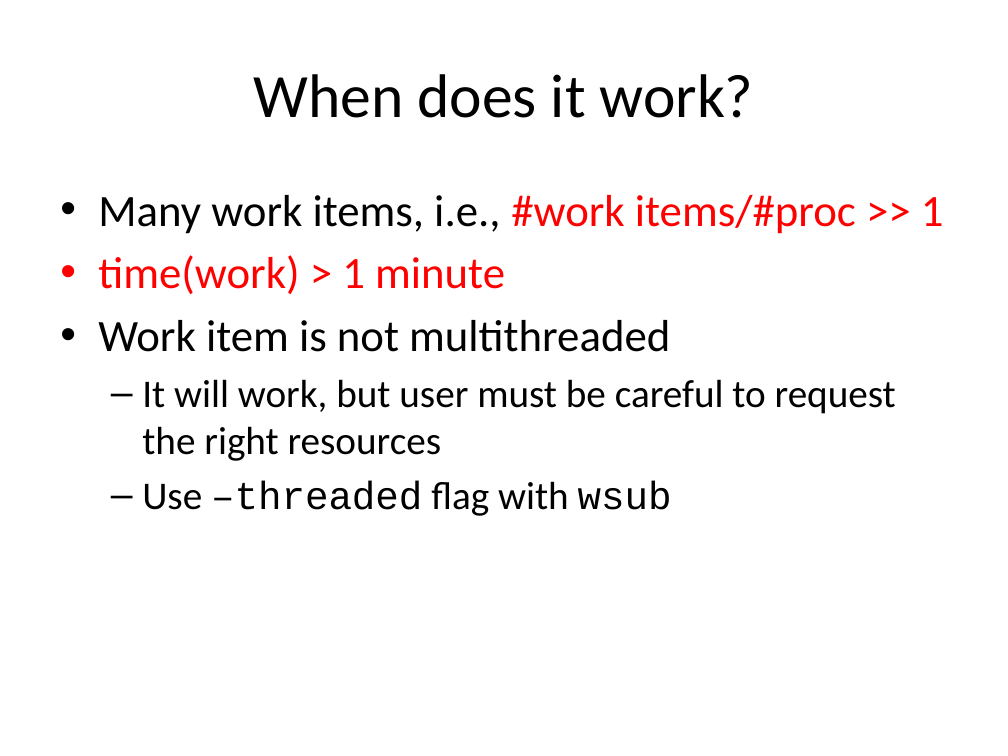
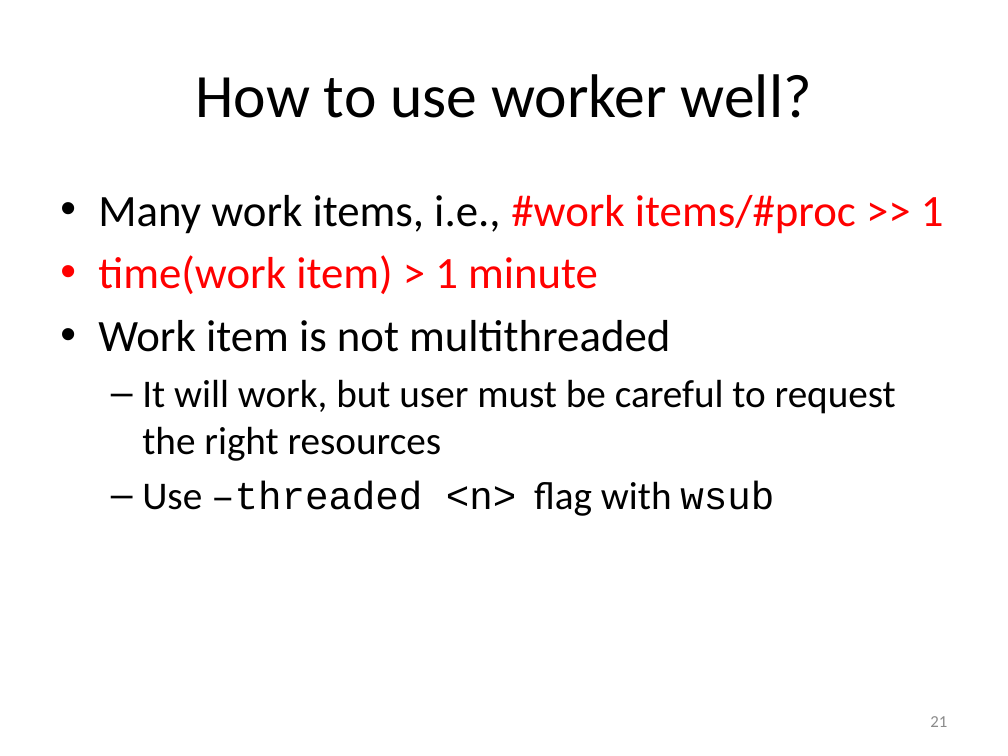
Before and after one commit to gjbex/worker, a slide deck: slide 21 of doc/worker.pptx (slide 28 before the commit). Drawn at 1008x756 pixels with LibreOffice and Linux fonts; fonts in the diff are those of the drawing. Boxes give left, top, right and bottom in pixels: in the first picture for what was removed or moved away, otherwise in the second. Text is boxed around its words. In the diff, an @@ line names an element or a change of style, - is before the commit and + after.

```diff
--- a/doc/worker.pptx
+++ b/doc/worker.pptx
@@ title at [195,74,812,118]: text changed @@
-When does it work?
+How to use worker well?
@@ text at [98,255,598,294]: text changed @@
-• time(work) > 1 minute
+• time(work item) > 1 minute
@@ text at [142,481,774,516]: text changed @@
-  – Use –threaded flag with wsub
+  – Use –threaded <n> flag with wsub
@@ page number added at [930,716,947,727], 12 pt, text #8C8C8C @@
+21
```
Also in this commit, not shown: 28 other slides changed, 2 slides added, 1 slide removed.
